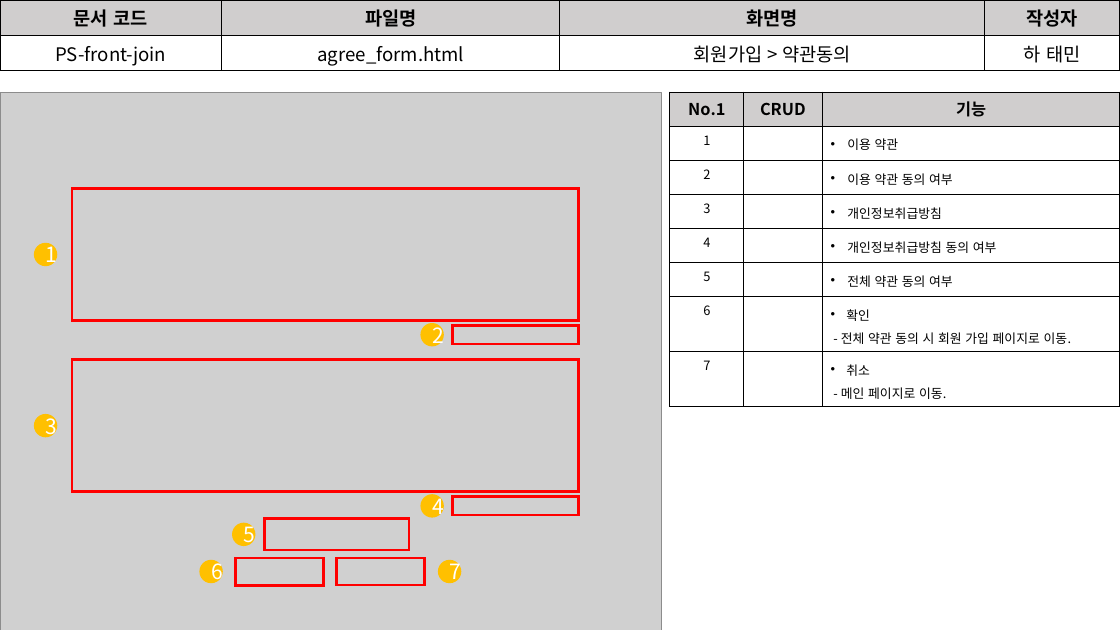
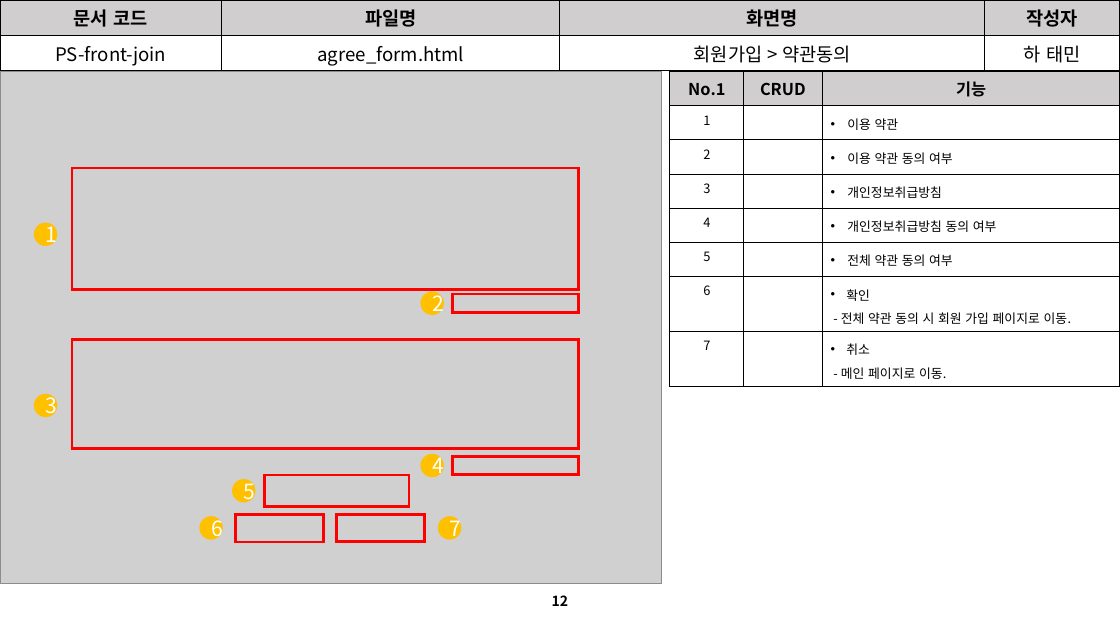
Before and after one commit to David-Ha-1217/Publisher_Portfolio, a slide deck: slide 12 of Documents/화면설계서.pptx (slide 11 before the commit). Drawn at 1120x630 pixels with LibreOffice and Linux fonts; fonts in the diff are those of the drawing; grey boxes stand for pictures. Boxes give left, top, right and bottom in pixels: in the first picture for what was removed or moved away, otherwise in the second. Text is boxed around its words. In the diff, an @@ line names an element or a change of style, - is before the commit and + after.

```diff
--- a/Documents/화면설계서.pptx
+++ b/Documents/화면설계서.pptx
@@ picture: place and size @@
-picture at bbox=[0, 92, 661, 630]
+picture at bbox=[0, 72, 661, 585]
@@ rectangle: place and size @@
-rectangle at bbox=[72, 188, 579, 320]
+rectangle at bbox=[72, 168, 579, 290]
@@ ellipse "2": place and size @@
-ellipse "2" at bbox=[421, 323, 444, 347]
+ellipse "2" at bbox=[421, 292, 444, 315]
@@ rectangle: place and size @@
-rectangle at bbox=[453, 325, 579, 344]
+rectangle at bbox=[453, 294, 579, 313]
@@ rectangle: place and size @@
-rectangle at bbox=[72, 360, 579, 492]
+rectangle at bbox=[72, 339, 579, 449]
@@ 2 ellipses, 1 table: place and size @@
-2 ellipses, 1 table at bbox=[34, 92, 1120, 438]
+2 ellipses, 1 table at bbox=[34, 72, 1120, 418]
@@ ellipse "4": place and size @@
-ellipse "4" at bbox=[421, 494, 444, 518]
+ellipse "4" at bbox=[421, 454, 444, 477]
@@ rectangle: place and size @@
-rectangle at bbox=[453, 497, 579, 515]
+rectangle at bbox=[453, 456, 579, 475]
@@ 3 ellipses, 3 rectangles: place and size @@
-3 ellipses, 3 rectangles at bbox=[199, 519, 461, 586]
+3 ellipses, 3 rectangles at bbox=[199, 476, 461, 543]
@@ page number added at bbox=[552, 595, 568, 606], 12 pt, text #000000, bold @@
+12
```
Also in this commit, not shown: 24 other slides changed, 3 slides added, 2 slides removed, 1 other file.
